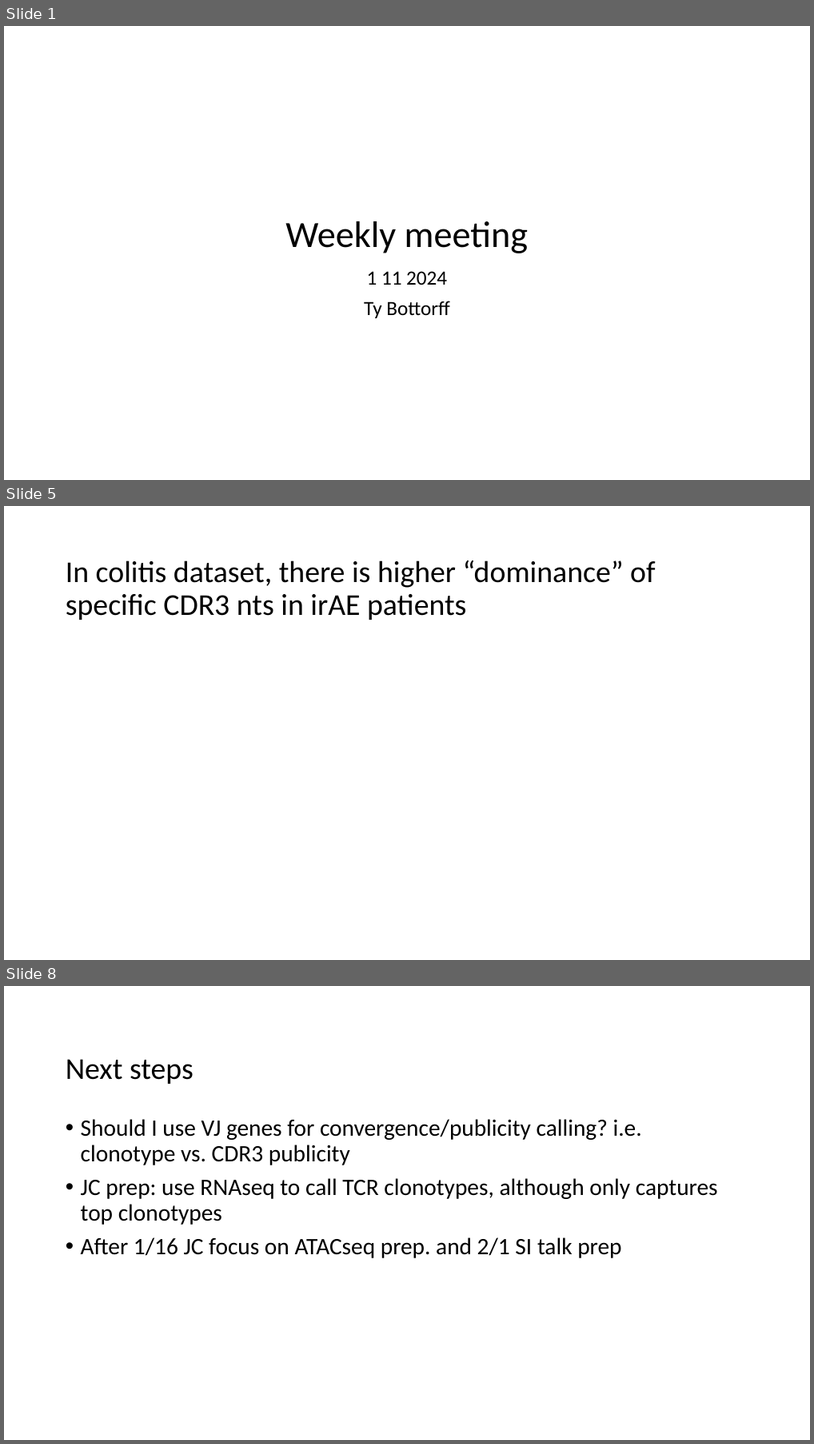
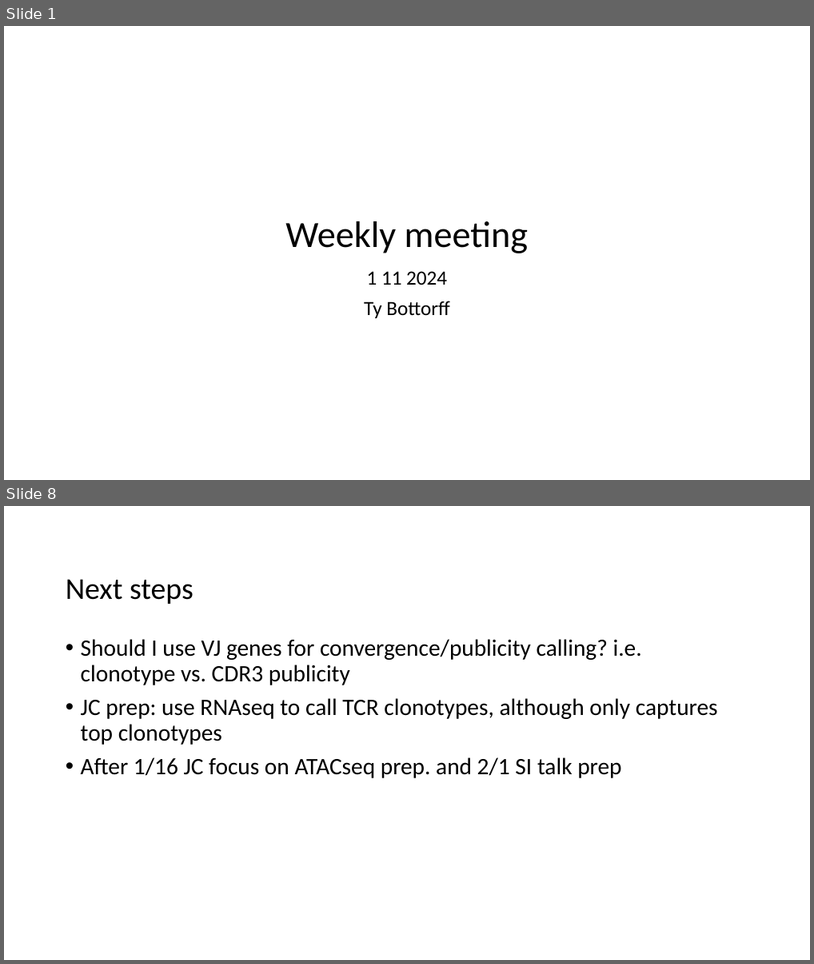
Before and after one commit to tybottorff/bottorffdocs, a slide deck: linsley_postdoc/presentations/weekly_meetings/1_11_24.pptx. Shown one above the other, each under a label of ours: slides 1, 5 and 8 before the commit, slides 1 and 8 after it; the slides between them are not shown. The pictures are 814x1444 and 814x964 pixels, drawn with LibreOffice and Linux fonts; fonts in the diff are those of the drawing. Boxes give left, top, right and bottom in pixels: in the first picture for what was removed or moved away, otherwise in the second. Text is boxed around its words. In the diff, an @@ line names an element or a change of style, - is before the commit and + after.

```diff
--- a/linsley_postdoc/presentations/weekly_meetings/1_11_24.pptx
+++ b/linsley_postdoc/presentations/weekly_meetings/1_11_24.pptx
@@ slide 5 removed at (x1=4, y1=506, x2=810, y2=960), background #FFFFFF @@
@@ title removed at (x1=66, y1=560, x2=655, y2=620) @@
-In colitis dataset, there is higher “dominance” of specific CDR3 nts in irAE patients
```
Also in this commit, not shown: 1 slide changed, 6 slides added, 4 other slides removed.
